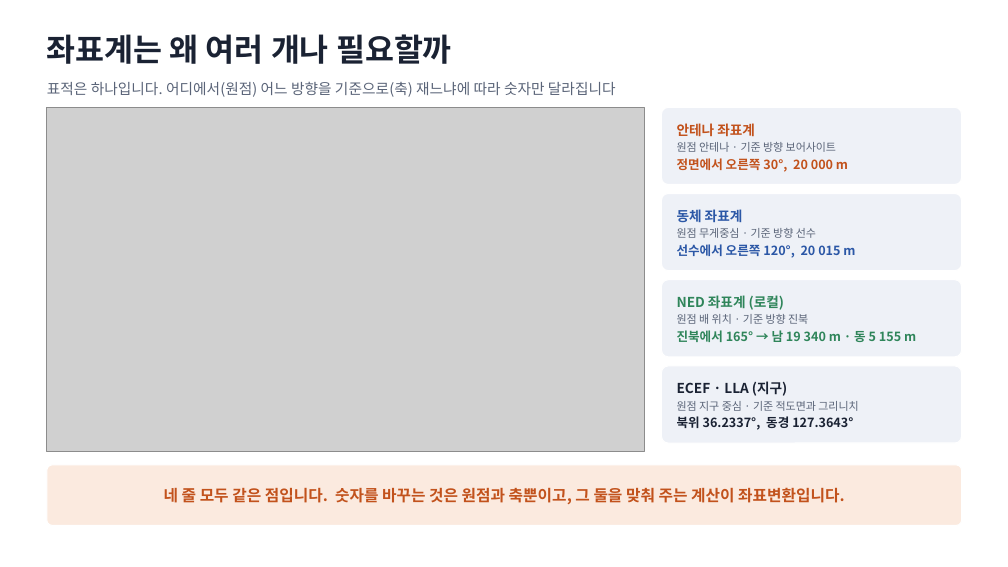
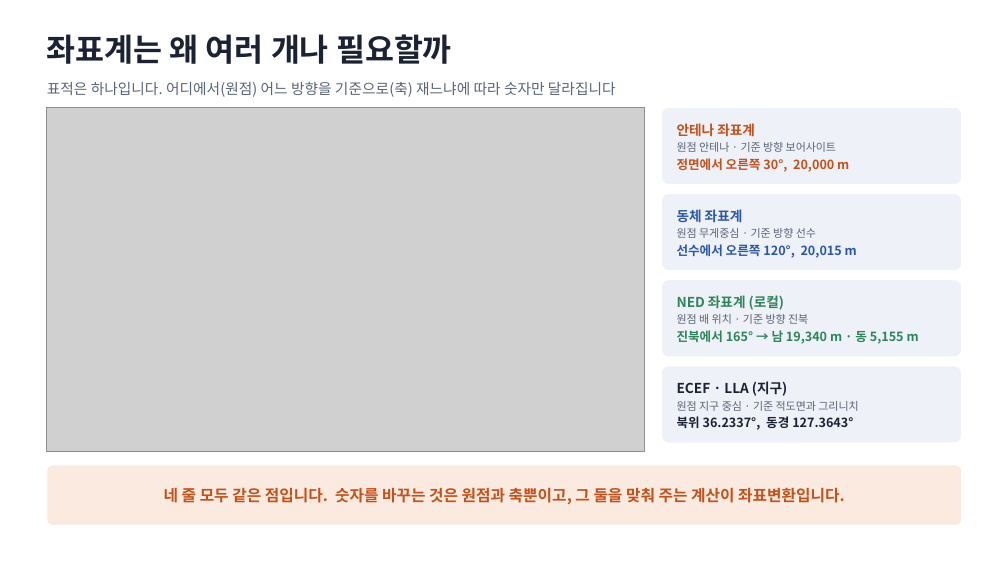
Before and after one commit to harley-hwan/IpcProc, a slide deck: slide 4 of Part2_CoordFrames/ref/산출물/Chapter2_coordinate_systems.pptx. Drawn at 1008x567 pixels with LibreOffice and Linux fonts; fonts in the diff are those of the drawing; grey boxes stand for pictures. Boxes give left, top, right and bottom in pixels: in the first picture for what was removed or moved away, otherwise in the second. Text is boxed around its words. In the diff, an @@ line names an element or a change of style, - is before the commit and + after.

```diff
--- a/Part2_CoordFrames/ref/산출물/Chapter2_coordinate_systems.pptx
+++ b/Part2_CoordFrames/ref/산출물/Chapter2_coordinate_systems.pptx
@@ text at [677,158,849,172]: text changed @@
-정면에서 오른쪽 30°, 20 000 m
+정면에서 오른쪽 30°, 20,000 m
@@ text at [677,244,857,258]: text changed @@
-선수에서 오른쪽 120°, 20 015 m
+선수에서 오른쪽 120°, 20,015 m
@@ text at [677,330,919,344]: text changed @@
-진북에서 165° → 남 19 340 m · 동 5 155 m
+진북에서 165° → 남 19,340 m · 동 5,155 m
```
Also in this commit, not shown: 7 other slides changed, 13 other files.
